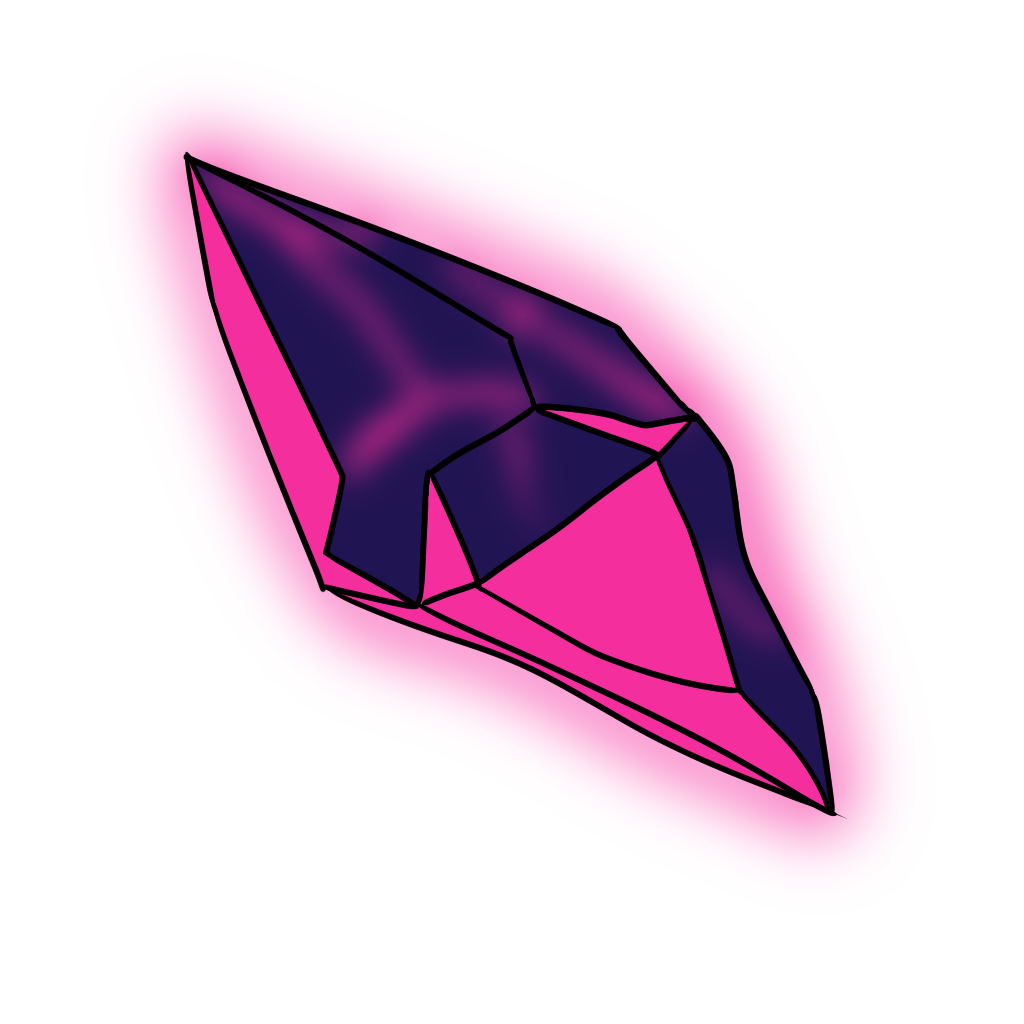
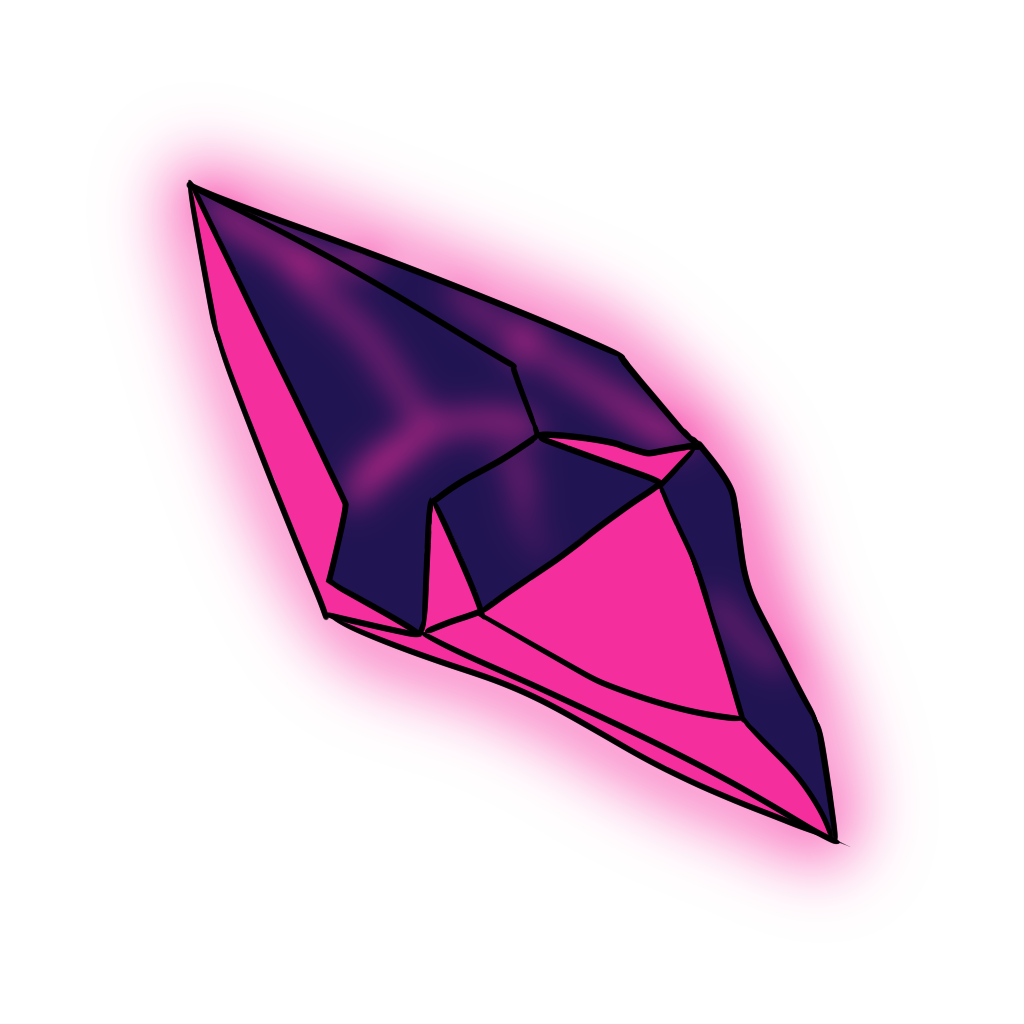
The second (1024, 1024) image is a revision of the first. Changes to its layers:
painted on "Livello Disegno 2" over [128, 128, 914, 896]
painted on "Livello Disegno 4" over [128, 75, 895, 768]
painted on "Livello Disegno 3" over [128, 128, 914, 896]
painted on "Livello Disegno 5" over [109, 75, 914, 922]
